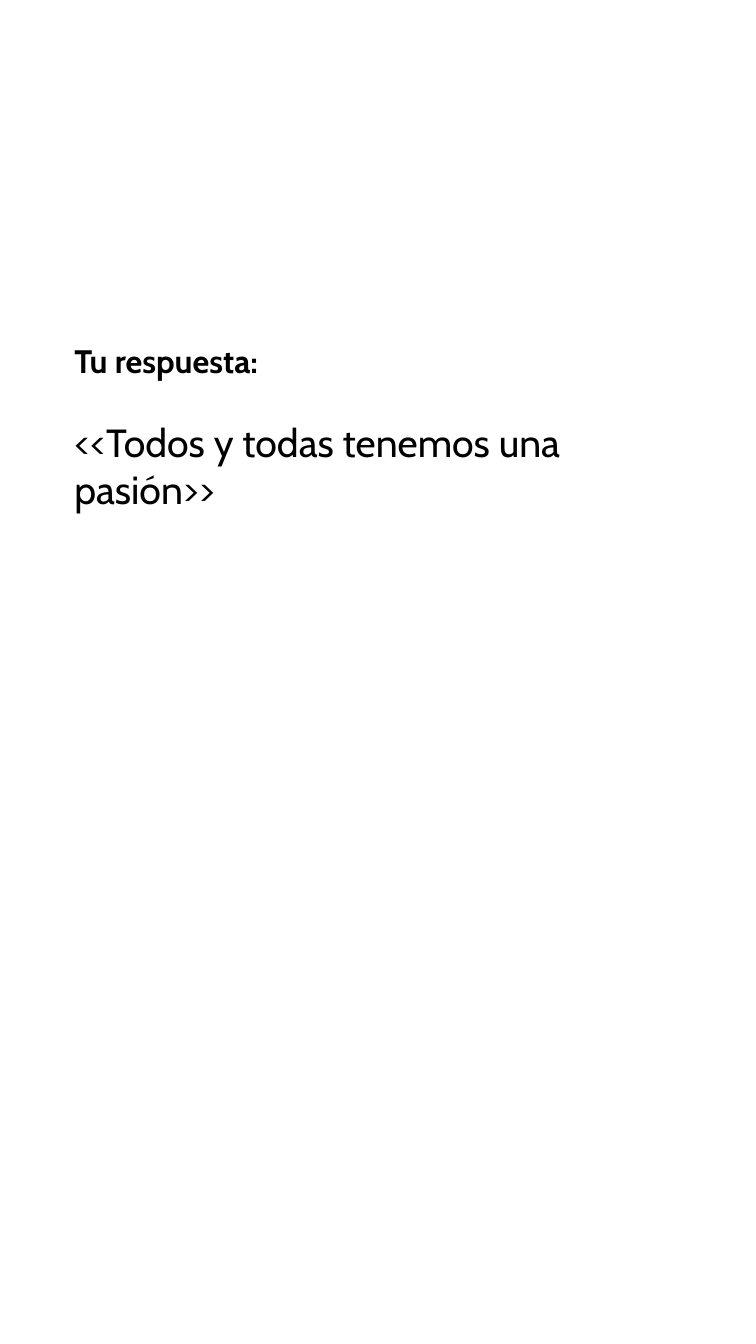
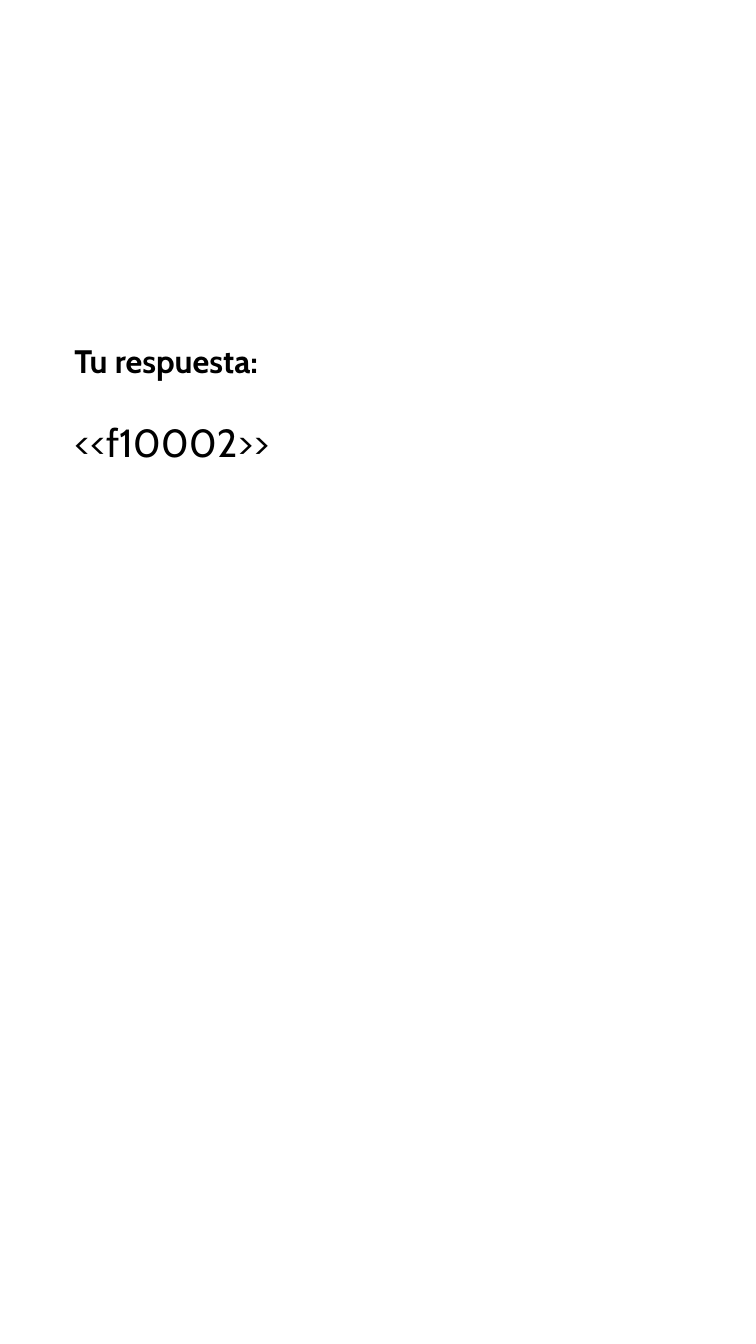
Before and after one commit to gero-educacion/reportgen, a slide deck: slide 3 of assets/template_tu_contexto.pptx. Drawn at 756x1344 pixels with LibreOffice and Linux fonts; fonts in the diff are those of the drawing; background and template pictures are left out. Boxes give left, top, right and bottom in pixels: in the first picture for what was removed or moved away, otherwise in the second. Text is boxed around its words. In the diff, an @@ line names an element or a change of style, - is before the commit and + after.

```diff
--- a/assets/template_tu_contexto.pptx
+++ b/assets/template_tu_contexto.pptx
@@ text at box(74, 427, 269, 458): text changed @@
-<<Todos y todas tenemos una pasión>>
+<<f10002>>
```
Also in this commit, not shown: 4 other slides changed, 6 slides added, 6 slides removed.
